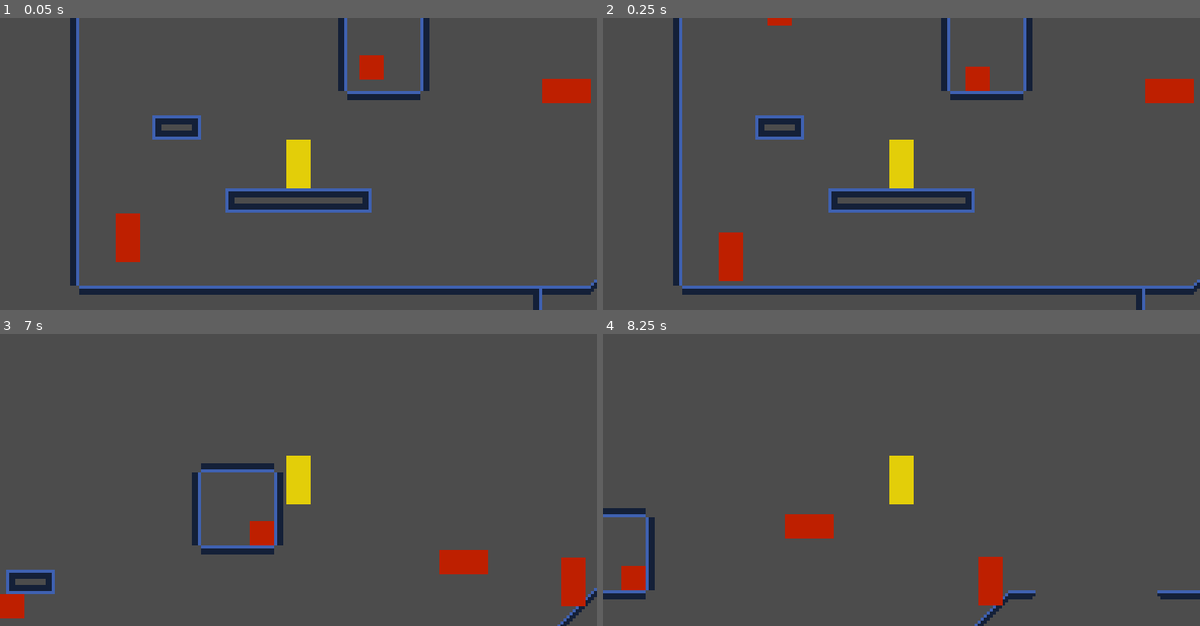
Above: before the commit, frames 1-4 (two rows, left to right).
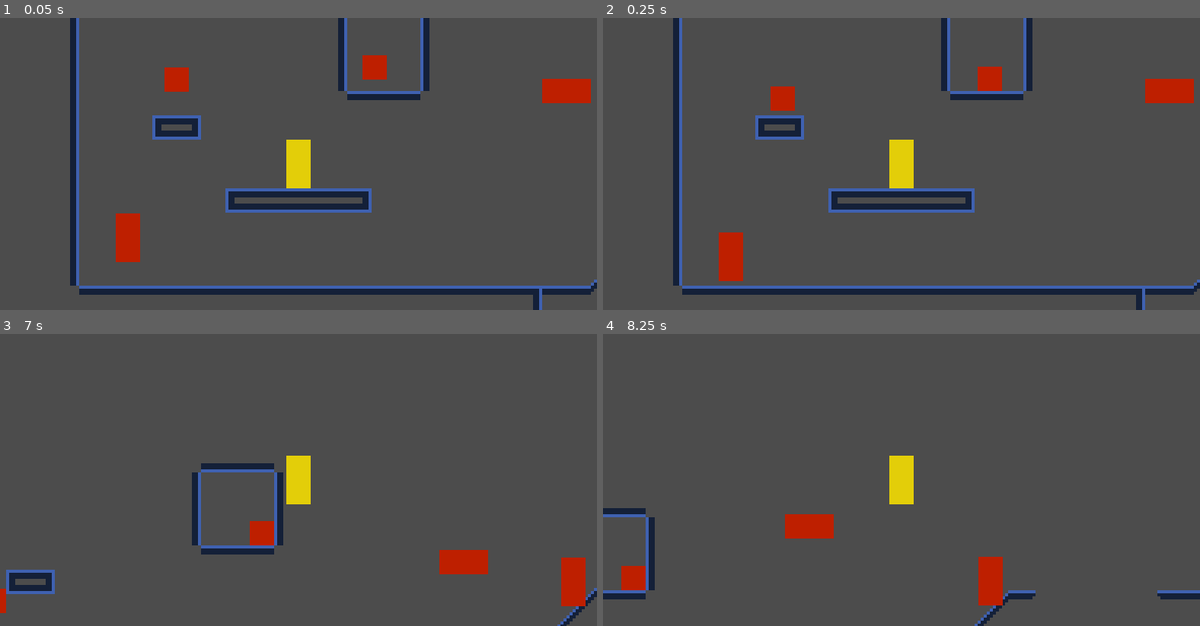
Above: after the commit, the same moments.

Repository: ChaosWitchNikol/this-unnamed-sci-fi-metroidvania
Game: Godot game, scene res://Main.tscn
Two runs of this game, one before a commit and one after it. Both use one fixed random seed, a clock stepped at 60 frames per second and the inputs below.
Inputs:
- Up to frame 1 (0.05 s): no input
- Up to frame 2 (0.25 s): no input
- Up to frame 3 (7 s): hold Right (ui_right) 0.53-2.03 s; tap Space (ui_select) at 0.77, 1.52, 3.02, 3.77, 4.52, 6.02, 6.77 s; hold Left (ui_left) 2.03-2.78 s; hold Right (ui_right) 2.78-4.28 s; hold Left (ui_left) 4.28-5.03 s; hold Right (ui_right) 5.03-5.78 s; hold Left (ui_left) from 5.78 s (still down)
- Up to frame 4 (8.25 s): release Left (ui_left) at 7.28 s; hold Right (ui_right) from 7.28 s (still down); tap Space (ui_select) at 7.52 s

The runs differ from the first frame. In frame 1, 0.4% of the frame differs, in the area x 27-65%, y 12-26%; in frame 2, 0.8%, in the area x 27-67%, y 0-32%; in frame 3, 0.3%; in frame 4, nothing differs.

Commit message:
inner crawling rotating

Diff:
--- a/src/Main.tscn
+++ b/src/Main.tscn
@@ -63,8 +63,8 @@
 [node name="EnemyFlying" parent="enemies" instance=ExtResource( 6 )]
 position = Vector2( 264, 152 )
 
-[node name="EnemyCrawling" parent="enemies" instance=ExtResource( 7 )]
-position = Vector2( 136, 120 )
-
 [node name="EnemyCrawling2" parent="enemies" instance=ExtResource( 7 )]
 position = Vector2( 200, 144 )
+
+[node name="EnemyCrawling3" parent="enemies" instance=ExtResource( 7 )]
+position = Vector2( 136, 148 )
--- a/src/scenes/EnemyCrawling.new2.tscn
+++ b/src/scenes/EnemyCrawling.new2.tscn
@@ -23,21 +23,27 @@
 
 [node name="ViewArea" parent="." index="4"]
 editor/display_folded = true
+visible = false
 collision_layer = 2
 
 [node name="GroundBack" type="RayCast2D" parent="." index="6"]
+visible = false
 position = Vector2( -4, 0 )
 enabled = true
 cast_to = Vector2( 0, 8 )
 
 [node name="GroundMid" type="RayCast2D" parent="." index="7"]
+visible = false
 enabled = true
 cast_to = Vector2( 0, 8 )
 
 [node name="GroundFront" type="RayCast2D" parent="." index="8"]
+visible = false
 position = Vector2( 4, 0 )
 enabled = true
 cast_to = Vector2( 0, 8 )
 
-[node name="Face" type="RayCast2D" parent="." index="9"]
-cast_to = Vector2( 4, 0 )
+[node name="Back" type="RayCast2D" parent="." index="9"]
+visible = false
+enabled = true
+cast_to = Vector2( -8, 0 )
--- a/src/scripts/EnemyCrawling.new2.gd
+++ b/src/scripts/EnemyCrawling.new2.gd
@@ -1,41 +1,65 @@
 extends Enemy
 class_name EnemyCrawlingNew2
 
-#export var(float, 0, 360, 90)
+const ROT_INNER : int = -1
+const ROT_OUTER : int = 1
 
 var forward_vector : Vector2
 
 
 func _ready() -> void:
 	calc_forward_vector()
+
 ################################
 #	Custom functions
 #	processors
 ## @Override
 func process_movement(delta : float) -> void:
-	if is_on_floor() or is_on_wall() or is_on_ceiling():
-		if $Face.is_colliding():
-			print("face collidign")
-		$Body2.disabled = $GroundMid.is_colliding()
-		if $GroundBack.is_colliding() or $GroundMid.is_colliding() or $GroundFront.is_colliding():
-			if abs(forward_vector.x) > 0:
-				linear_velocity.x = MOVEMENT_SPEED * forward_vector.x
-			elif abs(forward_vector.y) > 0:
-				linear_velocity.y = MOVEMENT_SPEED * forward_vector.y
-		else:
-			linear_velocity = Vector2()
-			position = position.round()
-			var rot : float = rotation_degrees
-			var test_rotation : float = round(rotation_degrees + 90)
+	var collides : Array = [is_on_floor(), is_on_wall(), is_on_ceiling()]
+	var collides_count : int = collides.count(true)
+	$Body2.disabled = $GroundMid.is_colliding()
 
-			if test_rotation < 0:
-				test_rotation = round(360.0 + test_rotation)
+	var grounds : Array = [$GroundBack.is_colliding(), $GroundMid.is_colliding(), $GroundFront.is_colliding()]
+	var grounds_count : int = grounds.count(true)
 
-			var test = test_move(Transform2D(test_rotation, position), position)
-			if test:
-				rotation_degrees = test_rotation
-				gravity_vector = gravity_vector.rotated(PI / 2 * facing).round()
-				calc_forward_vector()
+	if collides_count == 1:
+		if grounds_count == 0:
+			process_rotation(ROT_OUTER)
+			return
+	elif collides_count > 1:
+		if not $Back.is_colliding():
+			process_rotation(ROT_INNER)
+
+			return
+#	print($Back.is_colliding())
+	if $Back.is_colliding() or grounds_count >= 1:
+		process_forward()
+		print("move forward ")
+
+
+func process_rotation(rotation_type : int ) -> void:
+	linear_velocity = Vector2()
+	position = position.round()
+
+	var test_rotation_degrees : float = round(rotation_degrees + 90 * rotation_type)
+	if test_rotation_degrees < 0:
+		test_rotation_degrees = round(360.0 + test_rotation_degrees)
+	elif test_rotation_degrees > 360:
+		test_rotation_degrees = round(test_rotation_degrees - 360.0)
+
+#	if test_move(Transform2D(test_rotation_degrees, position), position):
+	rotation_degrees = test_rotation_degrees
+	calc_next_gravity_and_forward_vector(rotation_type)
+
+func process_forward() -> void:
+	if abs(forward_vector.x) > 0:
+		linear_velocity.x = MOVEMENT_SPEED * forward_vector.x
+	if abs(forward_vector.y) > 0:
+		linear_velocity.y = MOVEMENT_SPEED * forward_vector.y
+
+func calc_next_gravity_and_forward_vector(rotation_type : int) -> void:
+	forward_vector = gravity_vector * rotation_type
+	gravity_vector = gravity_vector.rotated(PI / 2 * facing * rotation_type).round()
 
 
 func calc_forward_vector() -> void:
